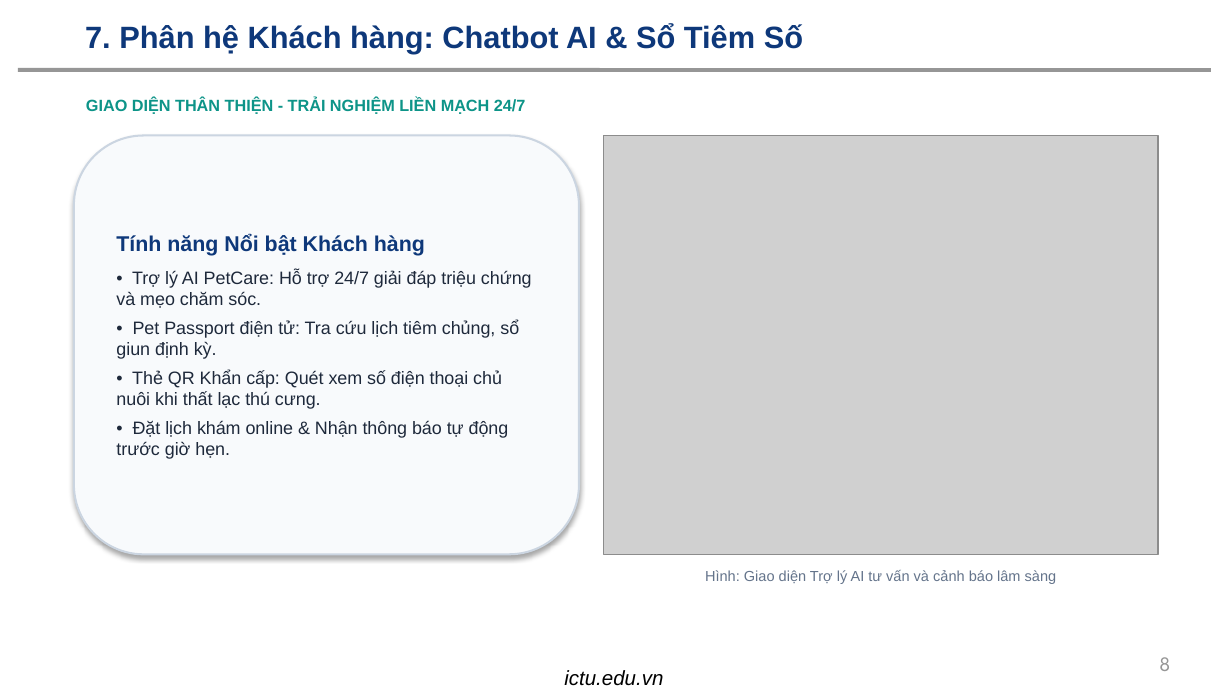
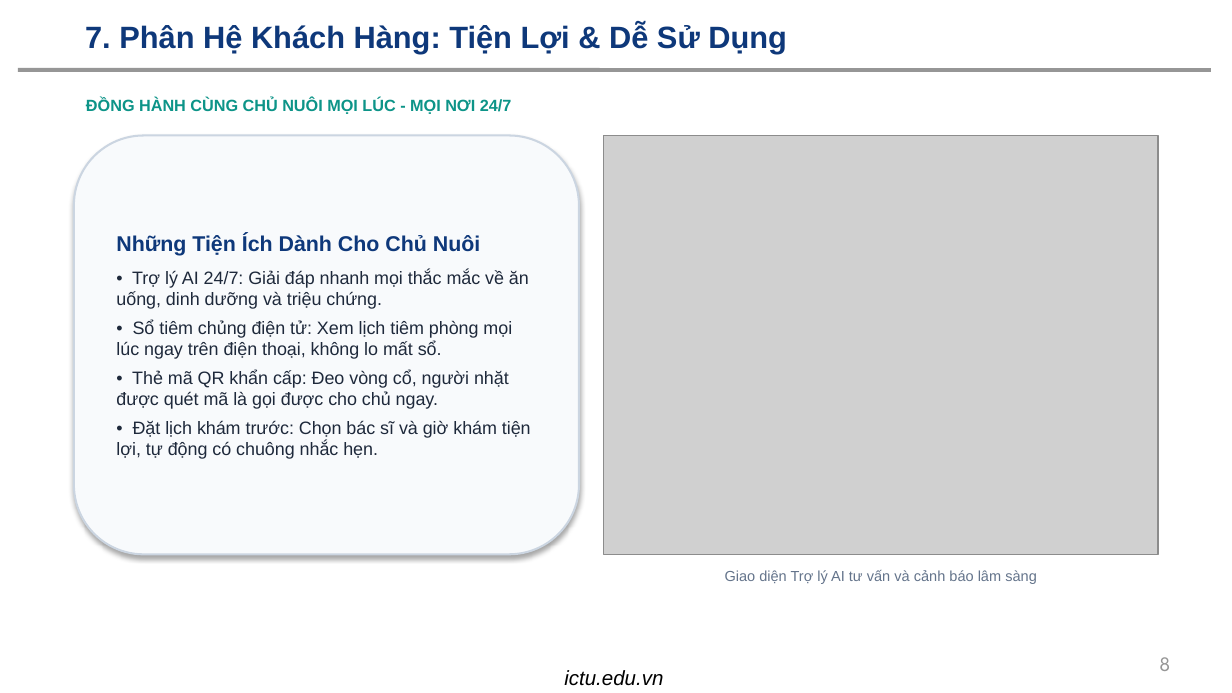
Before and after one commit to dtc245200209-lang/HE-THONG-QUAN-LY-THU-CUNG-VA-LICH-CHAM-SOC-CO-TICH-HOP-AI, a slide deck: slide 8 of BAO_CAO_THUYET_TRINH_PETCARE_AI.pptx. Drawn at 1232x693 pixels with LibreOffice and Linux fonts; fonts in the diff are those of the drawing; grey boxes stand for pictures; background and template pictures are left out. Boxes give left, top, right and bottom in pixels: in the first picture for what was removed or moved away, otherwise in the second. Text is boxed around its words. In the diff, an @@ line names an element or a change of style, - is before the commit and + after.

```diff
--- a/BAO_CAO_THUYET_TRINH_PETCARE_AI.pptx
+++ b/BAO_CAO_THUYET_TRINH_PETCARE_AI.pptx
@@ title at bbox=[85, 23, 787, 53]: text changed @@
-7. Phân hệ Khách hàng: Chatbot AI & Sổ Tiêm Số
+7. Phân Hệ Khách Hàng: Tiện Lợi & Dễ Sử Dụng
@@ text at bbox=[86, 97, 512, 114]: text changed @@
-GIAO DIỆN THÂN THIỆN - TRẢI NGHIỆM LIỀN MẠCH 24/7
+ĐỒNG HÀNH CÙNG CHỦ NUÔI MỌI LÚC - MỌI NƠI 24/7
@@ text in rounded rectangle at bbox=[116, 235, 531, 459]: text changed @@
-Tính năng Nổi bật Khách hàng
-• Trợ lý AI PetCare: Hỗ trợ 24/7 giải đáp triệu chứng và mẹo chăm sóc.
-• Pet Passport điện tử: Tra cứu lịch tiêm chủng, sổ giun định kỳ.
-• Thẻ QR Khẩn cấp: Quét xem số điện thoại chủ nuôi khi thất lạc thú cưng.
-• Đặt lịch khám online & Nhận thông báo tự động trước giờ hẹn.
+Những Tiện Ích Dành Cho Chủ Nuôi
+• Trợ lý AI 24/7: Giải đáp nhanh mọi thắc mắc về ăn uống, dinh dưỡng và triệu chứng.
+• Sổ tiêm chủng điện tử: Xem lịch tiêm phòng mọi lúc ngay trên điện thoại, không lo mất sổ.
+• Thẻ mã QR khẩn cấp: Đeo vòng cổ, người nhặt được quét mã là gọi được cho chủ ngay.
+• Đặt lịch khám trước: Chọn bác sĩ và giờ khám tiện lợi, tự động có chuông nhắc hẹn.
@@ text at bbox=[725, 570, 1037, 584]: text changed @@
-Hình: Giao diện Trợ lý AI tư vấn và cảnh báo lâm sàng
+Giao diện Trợ lý AI tư vấn và cảnh báo lâm sàng
```
Also in this commit, not shown: 13 other slides changed, 2 other files.
